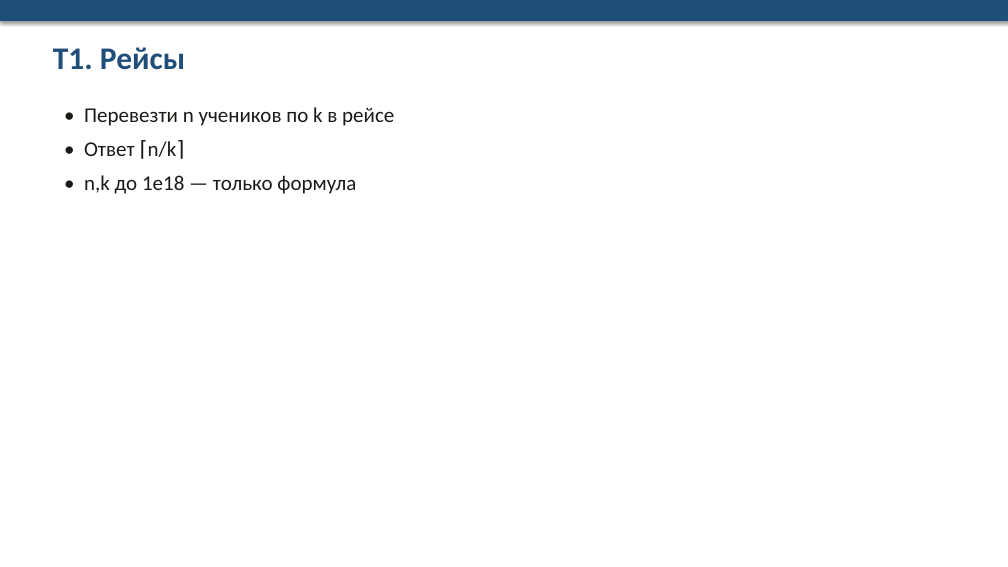
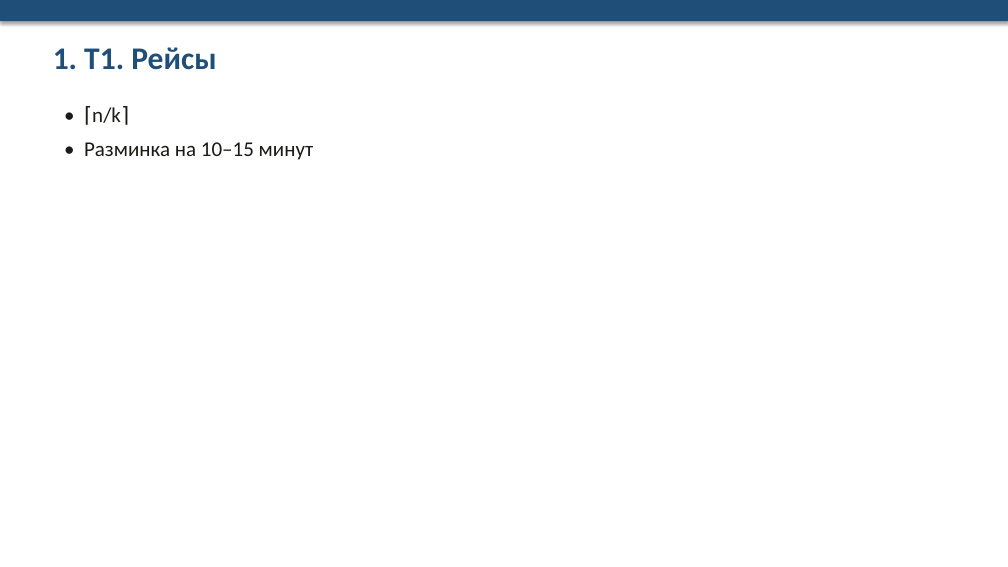
Before and after one commit to NastyaKL95/plan, a slide deck: slide 2 of informatika-mun-26-27/kurs-olimpiada-12h/office/Prezentaciya_mini_tur.pptx. Drawn at 1008x567 pixels with LibreOffice and Linux fonts; fonts in the diff are those of the drawing. Boxes give left, top, right and bottom in pixels: in the first picture for what was removed or moved away, otherwise in the second. Text is boxed around its words. In the diff, an @@ line names an element or a change of style, - is before the commit and + after.

```diff
--- a/informatika-mun-26-27/kurs-olimpiada-12h/office/Prezentaciya_mini_tur.pptx
+++ b/informatika-mun-26-27/kurs-olimpiada-12h/office/Prezentaciya_mini_tur.pptx
@@ text at [53,47,216,70]: text changed @@
-T1. Рейсы
+1. T1. Рейсы
@@ text at [84,107,313,160]: text changed @@
-• Перевезти n учеников по k в рейсе
-• Ответ ⌈n/k⌉
-• n,k до 1e18 — только формула
+• ⌈n/k⌉
+• Разминка на 10–15 минут
```
Also in this commit, not shown: 1 other slide changed, 4 slides added, 3 slides removed, 23 other files.
